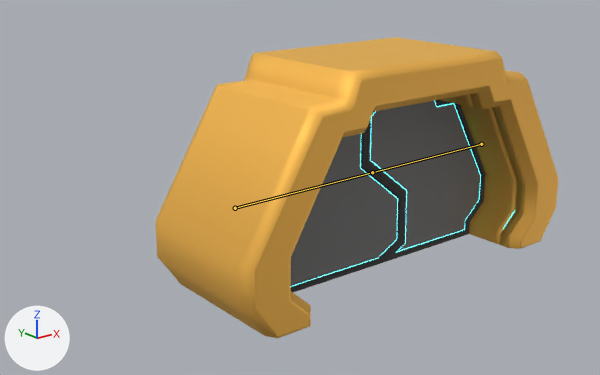
Renders of the FBX model Nestcosia/Assets/Models/Assets/Doors/Big door2.fbx from each side of a commit.
Before and after are seen from a 50 mm camera at (-6.56, -6.82, 3.86) aimed at (-0.77, 0.41, 0.97). Every picture has the same lights, and +X, +Y and +Z are marked at lower left. The bones that bend it are drawn over the model as lines.
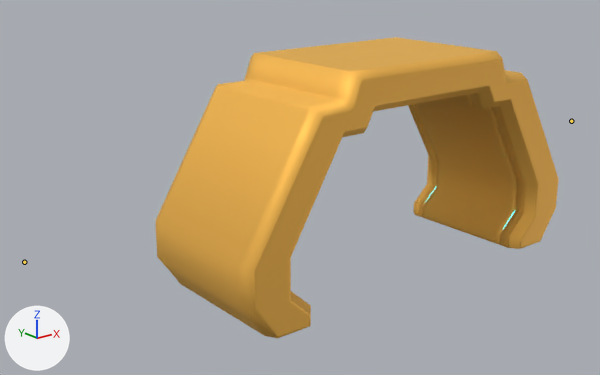
The newer file adds an action. The first version stands in its rest pose; the second is drawn at frame 13 of the action 'Armature|OpenDoor'.

Edits to the scene script, one JSON object a line:
```json
{"block": "bone_left_d", "where": "bone_left_d = bpy.data.objects['Armature'].pose.bones['Left D']"}
{"op": "set", "path": "bone_left_d.location", "old": "(0.0, 0.0, 0.0)", "new": "(-0.001, -1.831, 0.0)"}
{"op": "set", "path": "bone_left_d.rotation_quaternion", "old": "(1.0, 0.0, 0.0, 0.0)", "new": "(0.0, 0.0, 0.0, 2.0)", "note": "degrees (0, 0, 0) -> degrees (0, 0, 180)"}
{"op": "set", "path": "bone_left_d.scale", "old": "(1.0, 1.0, 1.0)", "new": "(0.0, 0.0, 0.0)"}
{"block": "bone_right_d", "where": "bone_right_d = bpy.data.objects['Armature'].pose.bones['Right D']"}
{"op": "set", "path": "bone_right_d.location", "old": "(0.0, 0.0, 0.0)", "new": "(0.001, -2.023, 0.0)"}
{"op": "set", "path": "bone_right_d.rotation_quaternion", "old": "(1.0, 0.0, 0.0, 0.0)", "new": "(0.0, 0.0, 0.0, -2.0)", "note": "degrees (0, 0, 0) -> degrees (0, 0, 180)"}
{"op": "set", "path": "bone_right_d.scale", "old": "(1.0, 1.0, 1.0)", "new": "(0.0, 0.0, 0.0)"}
```

Location of each change, [x1, y1, x2, y2] in pixels of the pictures (600 x 375 px):
```json
{"object": "Plane.002", "change": "posed", "before": [366, 100, 486, 263], "on screen": "not visible afterwards"}
{"object": "Plane.001", "change": "posed", "before": [291, 129, 403, 292], "on screen": "not visible afterwards"}
{"bone": "Left D", "before": "(481, 144) to (372, 172)", "after": "(571, 121) to (571, 121)"}
{"bone": "Right D", "before": "(235, 208) to (372, 172)", "after": "(24, 262) to (24, 262)"}
```
